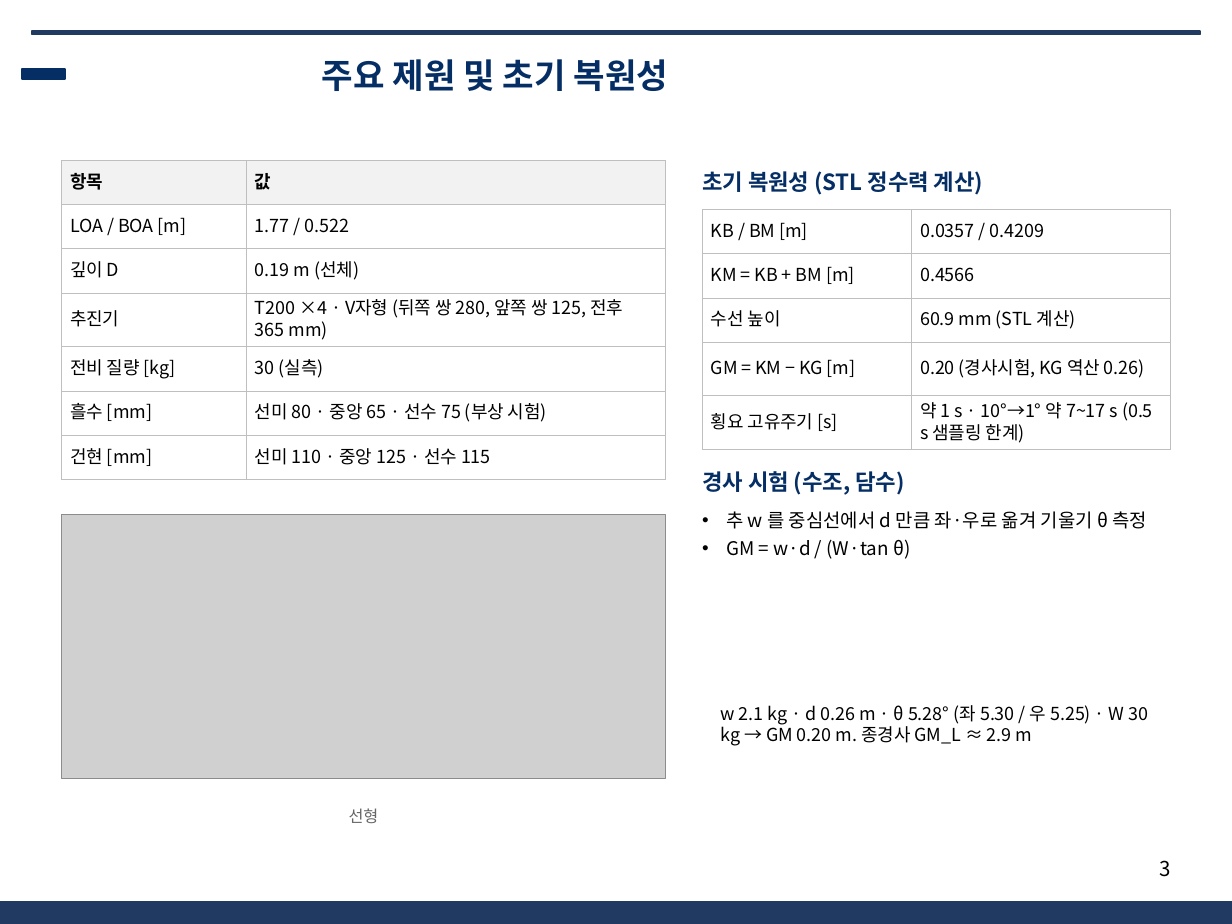
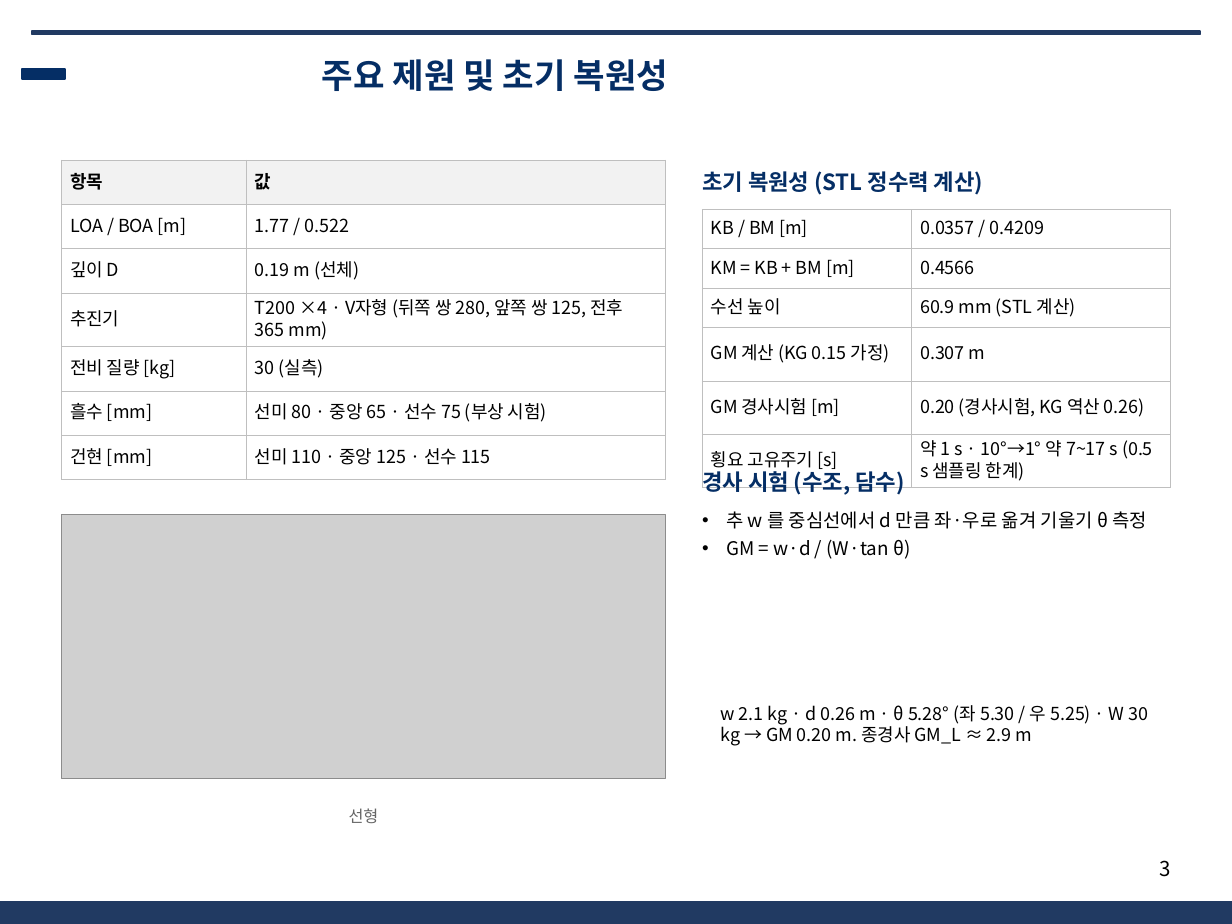
Before and after one commit to unmatsutake377-rgb/ros2_ws, a slide deck: slide 3 of docs/전달용/보고서_분담/발표자료_SSF_B.pptx. Drawn at 1232x924 pixels with LibreOffice and Linux fonts; fonts in the diff are those of the drawing; grey boxes stand for pictures; background and template pictures are left out. Boxes give left, top, right and bottom in pixels: in the first picture for what was removed or moved away, otherwise in the second. Text is boxed around its words. In the diff, an @@ line names an element or a change of style, - is before the commit and + after.

```diff
--- a/docs/전달용/보고서_분담/발표자료_SSF_B.pptx
+++ b/docs/전달용/보고서_분담/발표자료_SSF_B.pptx
@@ table at <box>702,209,1170,485</box> @@
-row 4: GM = KM − KG [m] | 0.20 (경사시험, KG 역산 0.26)
+row 4: GM 계산 (KG 0.15 가정) | 0.307 m
+row 5: GM 경사시험 [m] | 0.20 (경사시험, KG 역산 0.26)
```
Also in this commit, not shown: 5 other slides changed, 5 other files.
